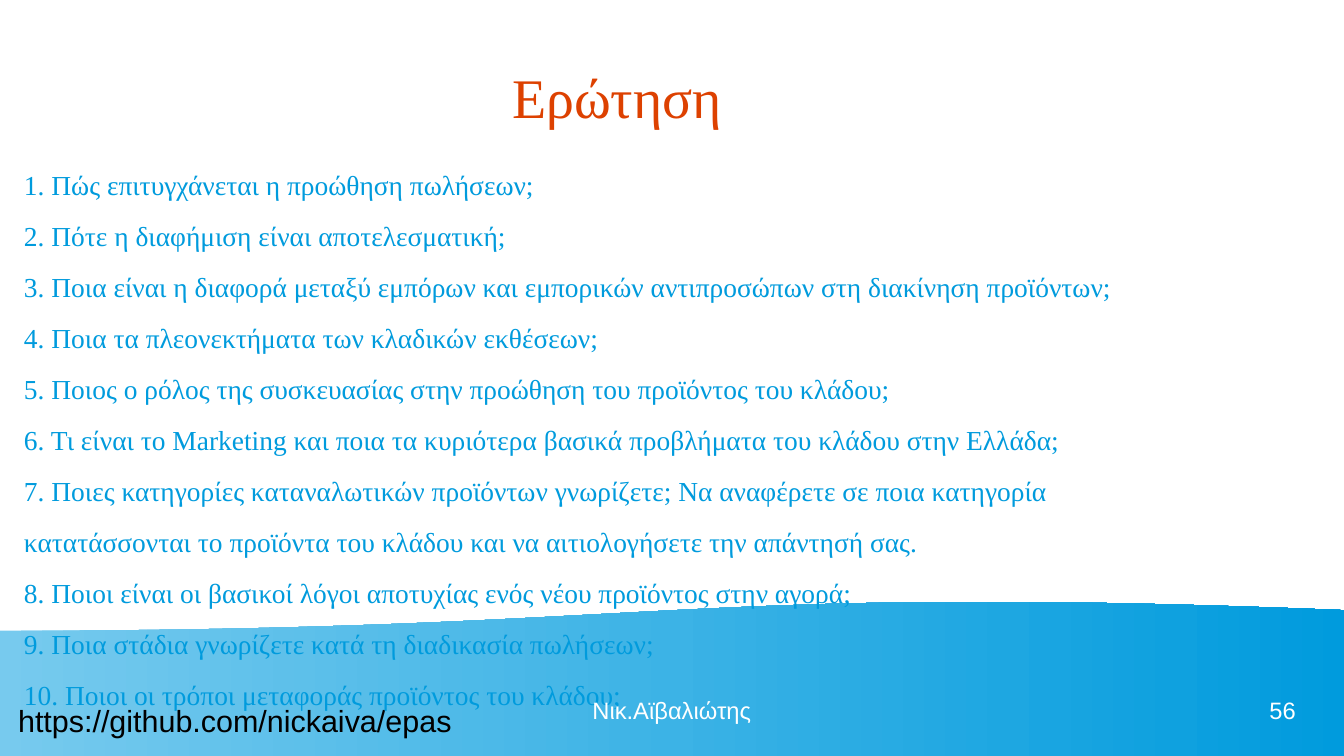
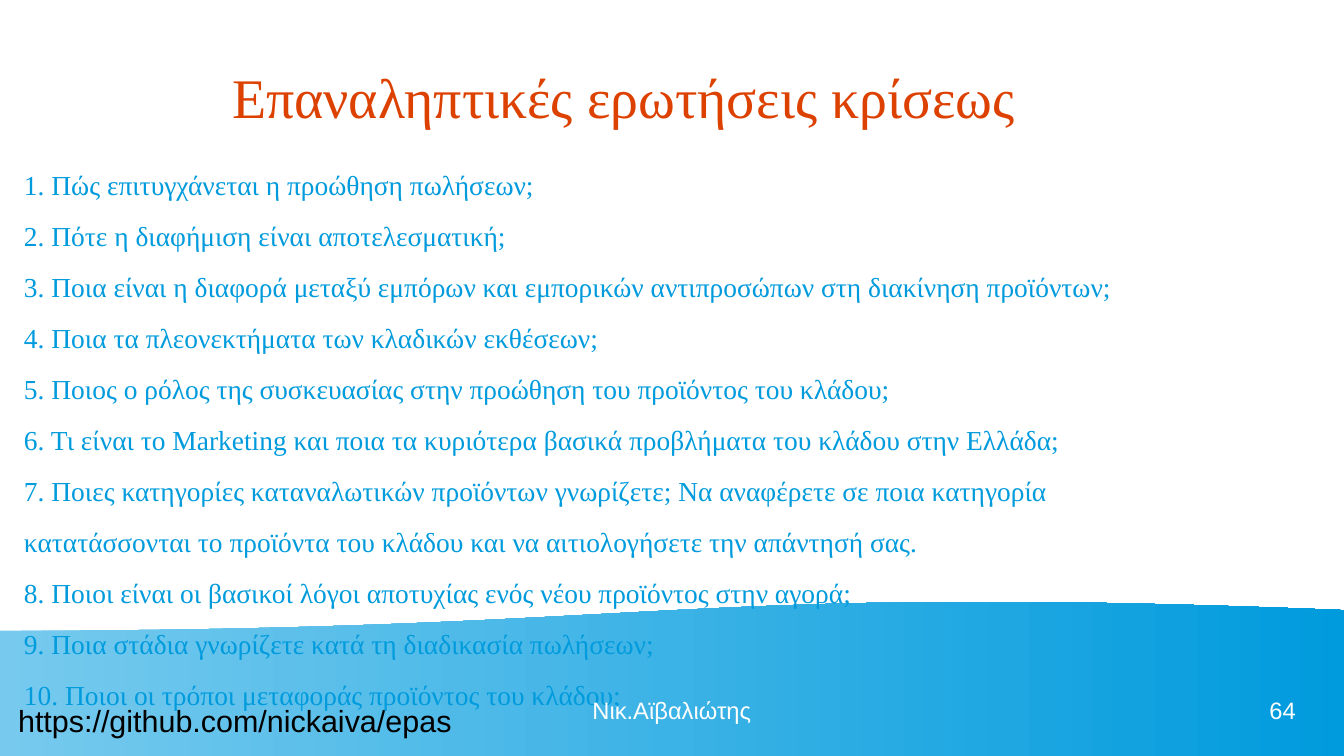
Before and after one commit to nickaiva/epas, a slide deck: slide 64 of ΠΕΡΙΒΑΛΛΟΝ ΕΡΓΑΣΙΑΣ.odp (slide 56 before the commit). Drawn at 1344x756 pixels with LibreOffice and Linux fonts; fonts in the diff are those of the drawing. Boxes give left, top, right and bottom in pixels: in the first picture for what was removed or moved away, otherwise in the second. Text is boxed around its words. In the diff, an @@ line names an element or a change of style, - is before the commit and + after.

```diff
--- a/ΠΕΡΙΒΑΛΛΟΝ ΕΡΓΑΣΙΑΣ.odp
+++ b/ΠΕΡΙΒΑΛΛΟΝ ΕΡΓΑΣΙΑΣ.odp
@@ title at (x1=232, y1=78, x2=1014, y2=129): text changed @@
-Ερώτηση
+Επαναληπτικές ερωτήσεις κρίσεως
@@ page number at (x1=1269, y1=702, x2=1295, y2=720): text changed @@
-56
+64
```
Also in this commit, not shown: 1 other slide changed, 1 other file.
